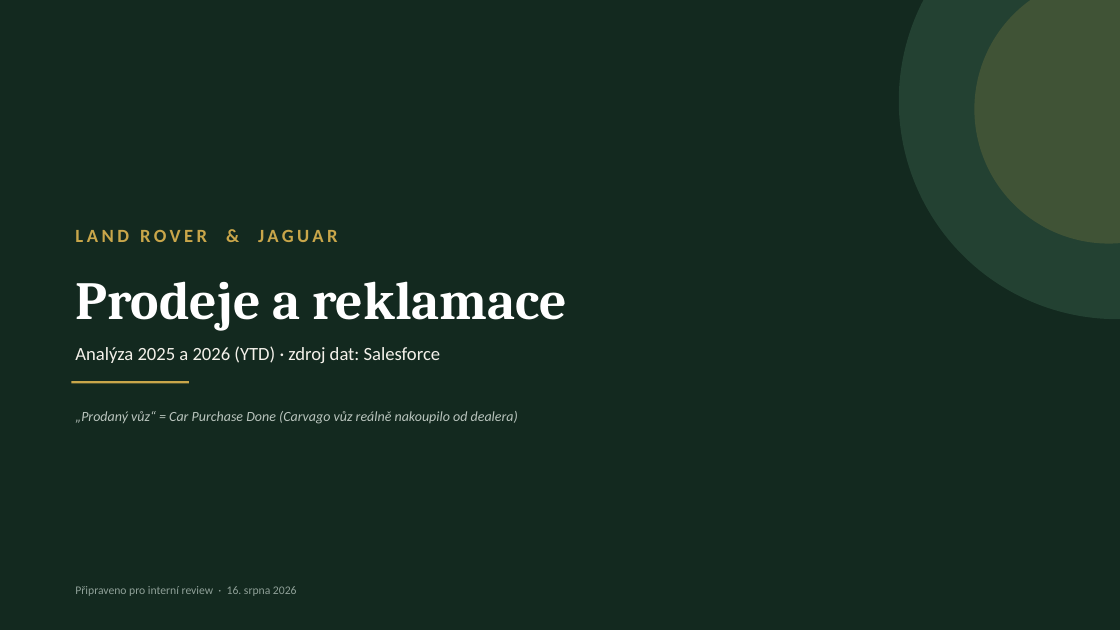
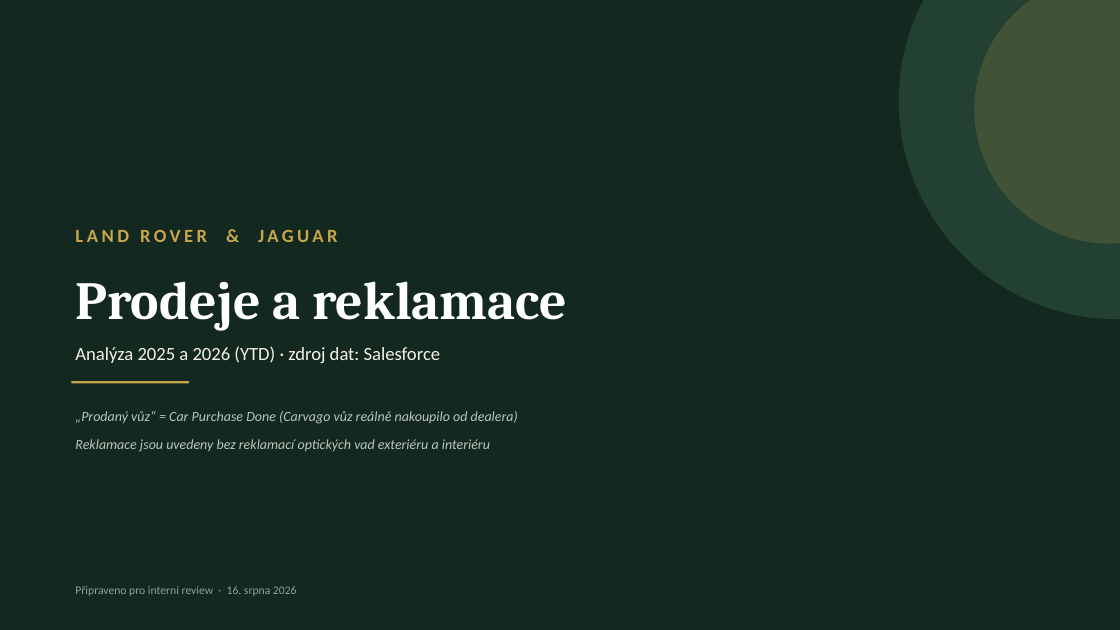
Before and after one commit to marekdvorak-cvg/land-rover-jaguar-reklamace--n-klad-prezentace, a slide deck: slide 1 of Land-Rover-Jaguar-Prezentace.pptx. Drawn at 1120x630 pixels with LibreOffice and Linux fonts; fonts in the diff are those of the drawing. Boxes give left, top, right and bottom in pixels: in the first picture for what was removed or moved away, otherwise in the second. Text is boxed around its words. In the diff, an @@ line names an element or a change of style, - is before the commit and + after.

```diff
--- a/Land-Rover-Jaguar-Prezentace.pptx
+++ b/Land-Rover-Jaguar-Prezentace.pptx
@@ text added at box(75, 439, 490, 452), 12 pt, text #B9C4BD, italic @@
+Reklamace jsou uvedeny bez reklamací optických vad exteriéru a interiéru
```
Also in this commit, not shown: 6 other slides changed, 8 other files.
